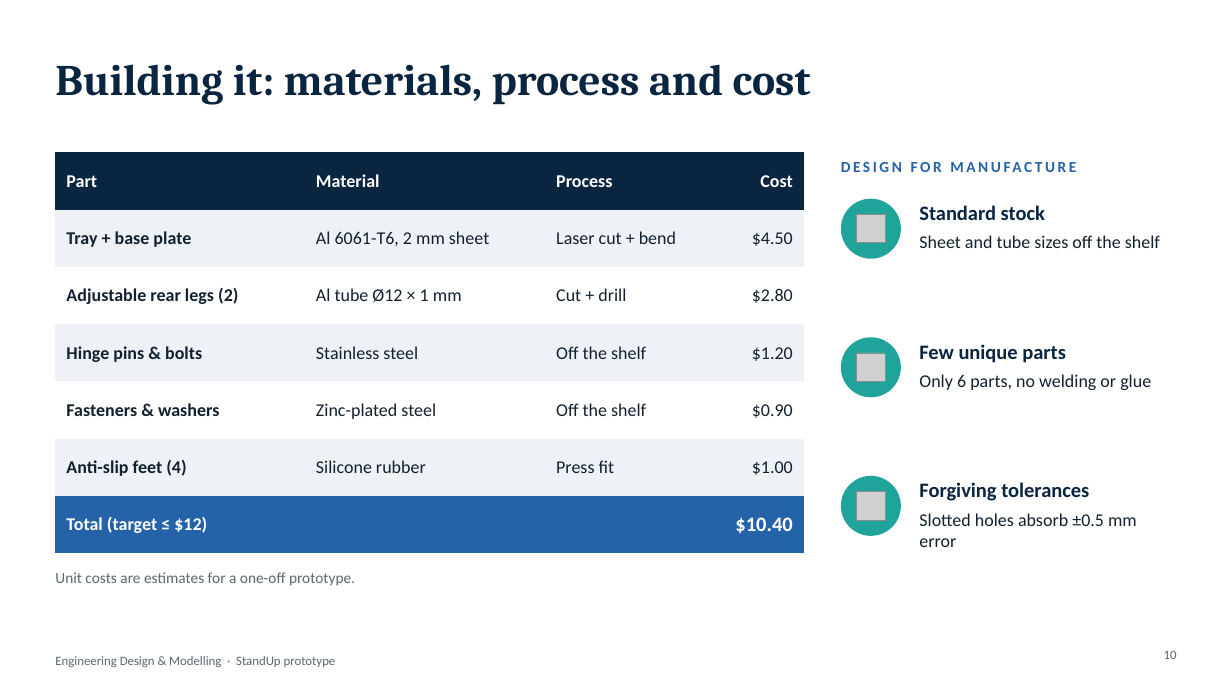
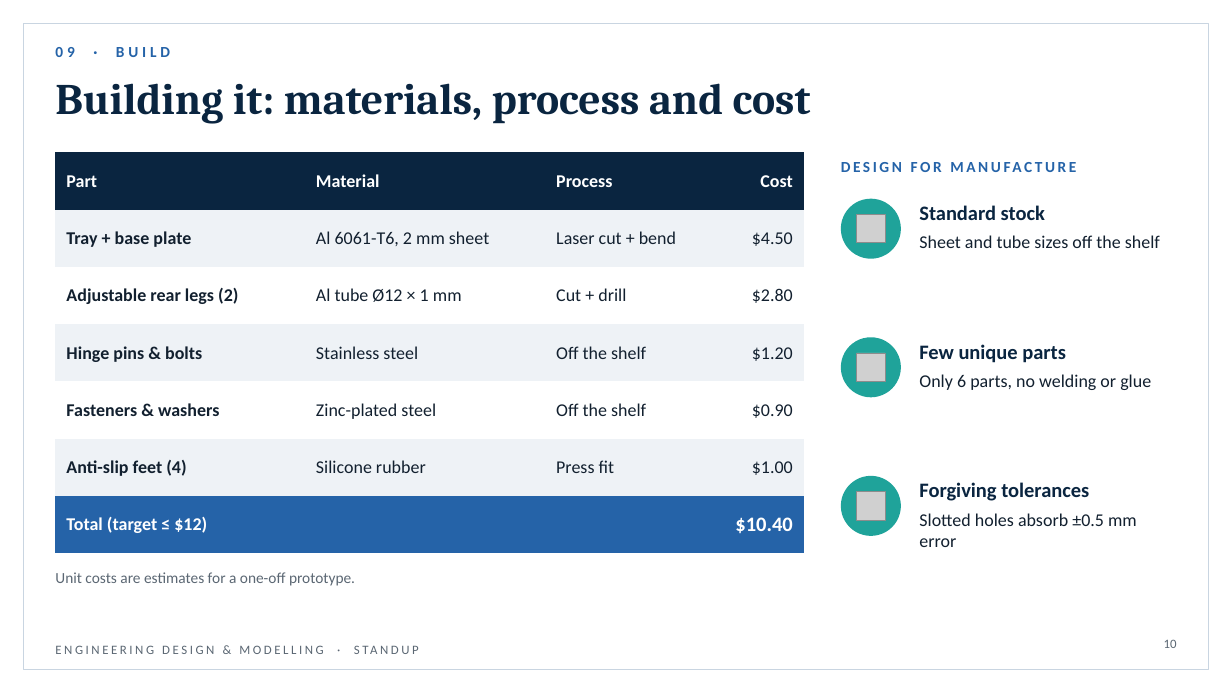
Before and after one commit to shrestha-droid/borepro, a slide deck: slide 10 of EngDesign_Prototype_Showcase.pptx. Drawn at 1232x693 pixels with LibreOffice and Linux fonts; fonts in the diff are those of the drawing; grey boxes stand for pictures. Boxes give left, top, right and bottom in pixels: in the first picture for what was removed or moved away, otherwise in the second. Text is boxed around its words. In the diff, an @@ line names an element or a change of style, - is before the commit and + after.

```diff
--- a/EngDesign_Prototype_Showcase.pptx
+++ b/EngDesign_Prototype_Showcase.pptx
@@ rectangle added at (23, 23, 1209, 670), outline #C9D5E1 0.75 pt @@
@@ text added at (55, 47, 170, 57), 12 pt, text #2563A8, bold @@
+09 · BUILD
@@ title "Building it: materials, process and ...": place and size @@
-title "Building it: materials, process and ..." at (55, 64, 811, 105)
+title "Building it: materials, process and ..." at (55, 83, 811, 124)
@@ text at (55, 645, 323, 654): text changed @@
-Engineering Design & Modelling · StandUp prototype
+ENGINEERING DESIGN & MODELLING · STANDUP
@@ page number: place and size @@
-page number at (1164, 650, 1177, 659)
+page number at (1164, 639, 1177, 648)
```
Also in this commit, not shown: 13 other slides changed.
